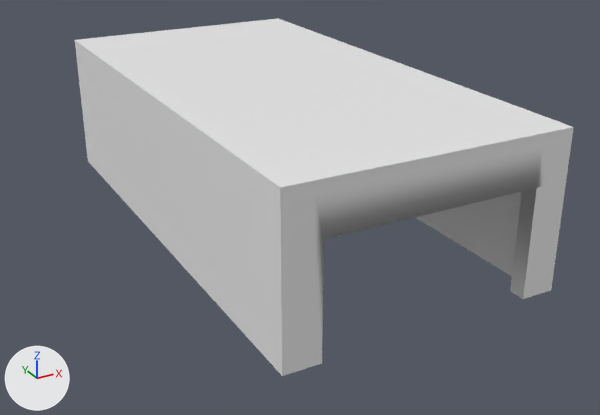
An edit to the FBX model Assets/_Game/Model 3D/quan_bun_dau.fbx, drawn before and after from the same camera.
Both versions are drawn from a 50 mm camera at (-24.4, -32.7, 21.0) aimed at (0.4, 12.2, -1.5). The axes (+X, +Y, +Z) are drawn at lower left. The lights are the same throughout. The first picture is the older version. Where no turn or scale is listed for an object, it has been applied to the vertices. Vertices at exactly the same position are counted once.

The first picture shows 'Restaurant'.
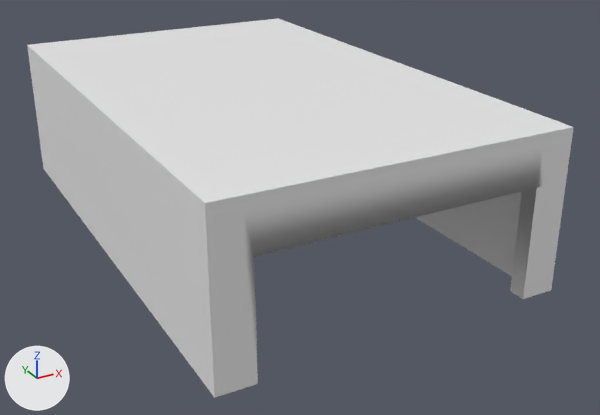
The edits, one by one:
me_restaurant_001 is used by ob_restaurant; location (0.0, 0.0, 0.0).
me_restaurant_001 had 96 vertices, 100 faces and spanned x -8.6..9.2, y -2.3..32.2, z -3.1..6.9.
me_restaurant_001 now has 96 vertices, 100 faces and spans x -12.2..9.2, y -2.3..32.2, z -3.1..6.9.
me_restaurant_001 part 1: all 48 vertices in x -8.6..-6.3, y -2.3..32.2, z -3.1..6.9 are moved by (-3.6, 0.0, 0.0).

Boxes [x1, y1, x2, y2] around the edits, measured in the pictures (600 x 415 px; the box of a moved part takes in the faces that stretch with it):
'Restaurant', reshaped (10% wider, 6% taller): before [75, 18, 574, 376]; after [27, 18, 574, 398]
part 1 of me_restaurant_001, moved or reshaped: before [75, 39, 324, 376]; after [27, 39, 324, 398]
